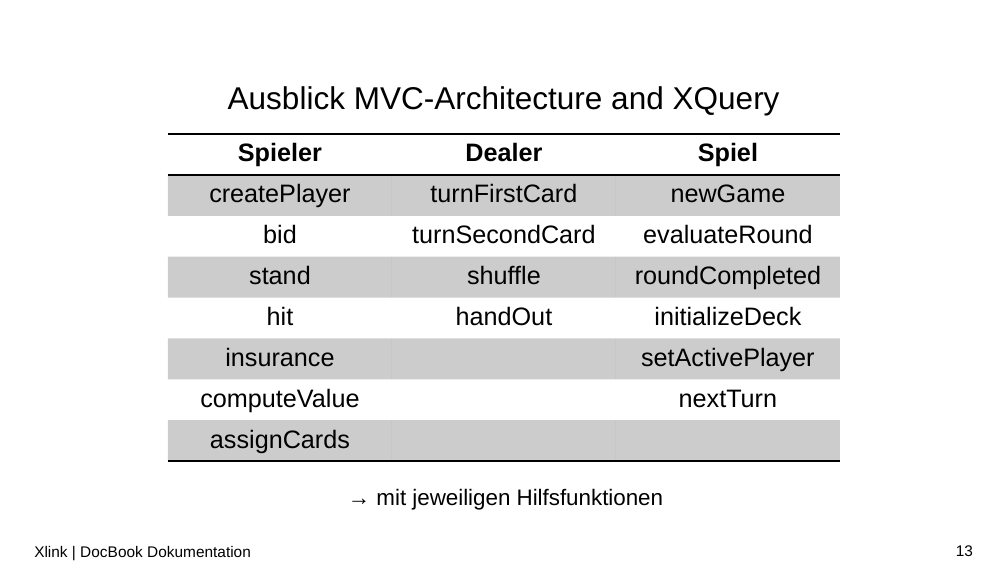
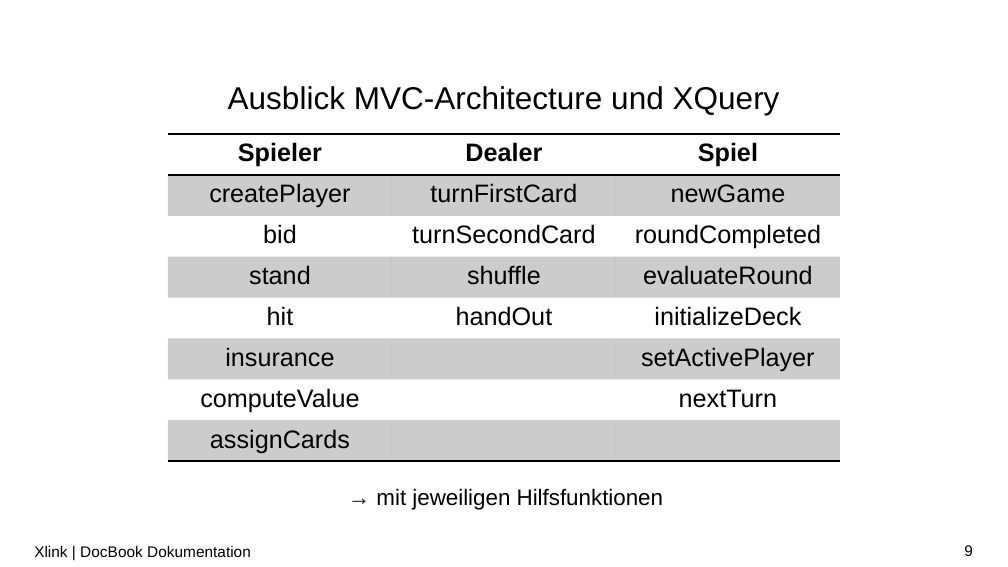
Before and after one commit to LorenzoBrazzi-zz/XML_Praktikum, a slide deck: slide 9 of Präsentationen/PP_notenbonus.pptx (slide 13 before the commit). Drawn at 1008x567 pixels with LibreOffice and Linux fonts; fonts in the diff are those of the drawing; background and template pictures are left out. Boxes give left, top, right and bottom in pixels: in the first picture for what was removed or moved away, otherwise in the second. Text is boxed around its words. In the diff, an @@ line names an element or a change of style, - is before the commit and + after.

```diff
--- a/Präsentationen/PP_notenbonus.pptx
+++ b/Präsentationen/PP_notenbonus.pptx
@@ title at box(228, 86, 780, 115): text changed @@
-Ausblick MVC-Architecture and XQuery
+Ausblick MVC-Architecture und XQuery
@@ table at box(168, 134, 840, 461) @@
-row 3, column 3: evaluateRound
+row 3, column 3: roundCompleted
-row 4, column 3: roundCompleted
+row 4, column 3: evaluateRound
@@ page number at box(964, 545, 973, 556): text changed @@
-13
+9
```
Also in this commit, not shown: 6 other slides changed, 1 slide added, 5 slides removed, 8 other files.
